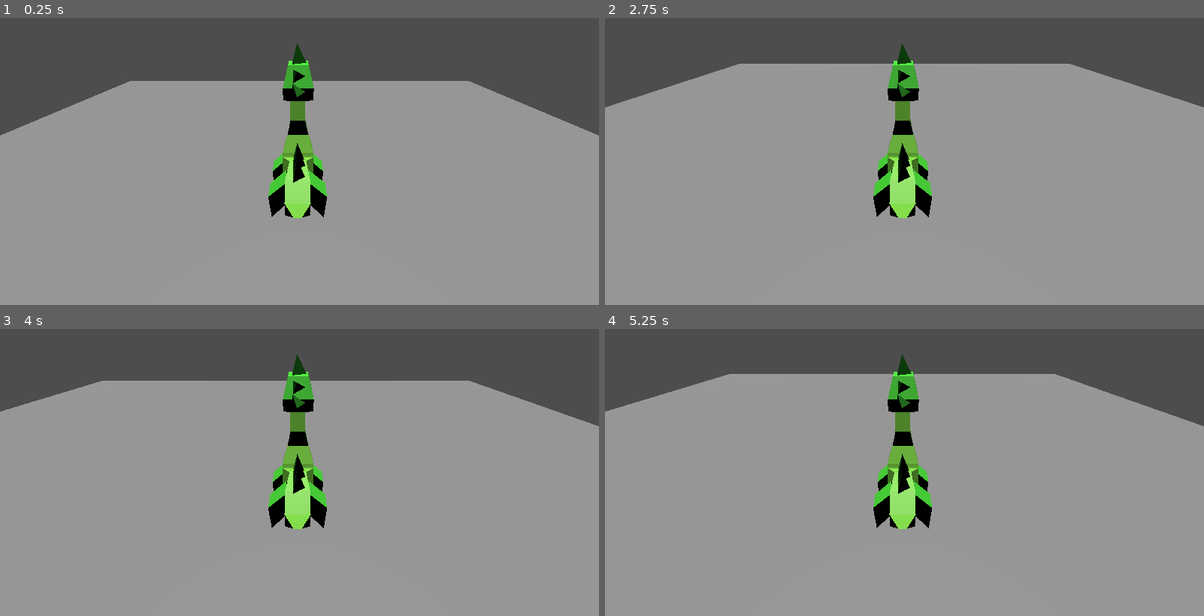
Above: before the commit, frames 1-4 (two rows, left to right).
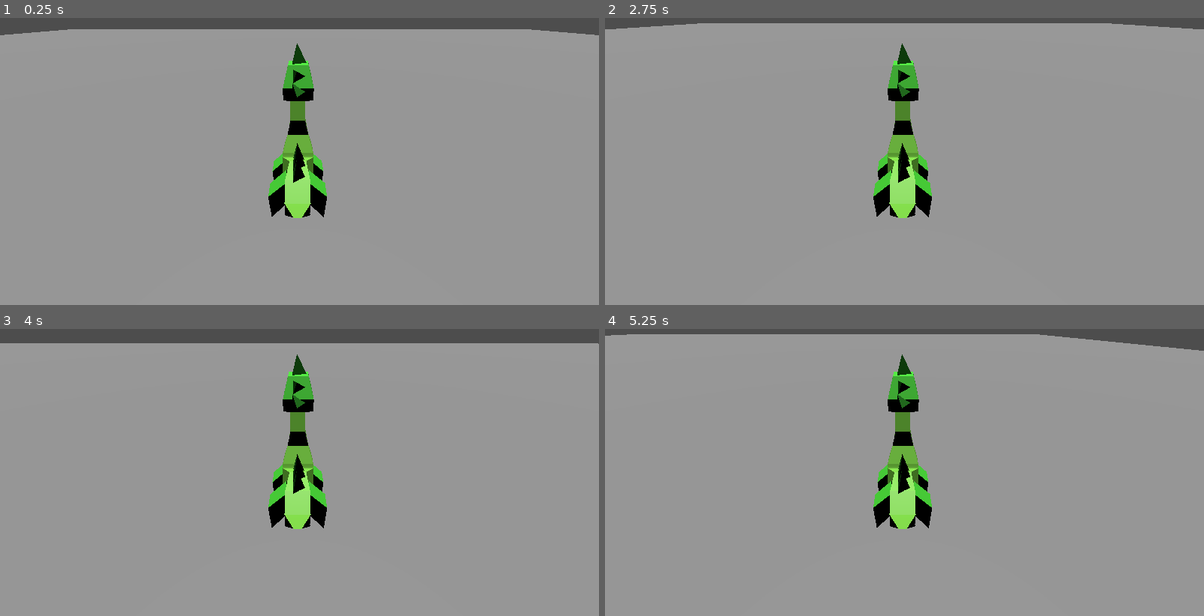
Above: after the commit, the same moments.

Repository: bazylevnik0/dinokid
Game: Godot game, scene res://land.tscn
Same seed, same stepped clock (60 frames per second), same inputs: the game is played once before the commit and once after it.
Inputs:
- Up to frame 1 (0.25 s): no input
- Up to frame 2 (2.75 s): hold Right (move_right) 0.53-1.28 s; hold Space (jump, bound only after the commit) 0.53-1.28 s; tap Enter at 1.25 s; hold Down (move_backward) 1.28-2.03 s; tap Space (jump, bound only after the commit) at 1.35, 1.52, 1.82 s; hold Right (move_right) from 2.03 s (still down); hold Space (jump, bound only after the commit) from 2.03 s (still down)
- Up to frame 3 (4 s): release Right (move_right) at 2.78 s; release Space (jump, bound only after the commit) at 2.78 s; hold Up (move_forward) 2.78-3.53 s; tap Space (jump, bound only after the commit) at 2.85, 3.02, 3.32 s; hold Left (move_left) from 3.53 s (still down); hold Space (jump, bound only after the commit) from 3.53 s (still down)
- Up to frame 4 (5.25 s): release Space (jump, bound only after the commit) at 4.28 s; tap Space (jump, bound only after the commit) at 4.35, 4.52, 4.82 s; release Left (move_left) at 5.03 s; hold Down (move_backward) from 5.03 s (still down); hold Space (jump, bound only after the commit) from 5.03 s (still down)

The runs differ from the first frame. In frame 1, 22% of the frame differs, in the area x 0-100%, y 3-41%; in frame 2, 17%; in frame 3, 16%; in frame 4, 17%.

Commit message:
basic simplified control

Diff:
--- a/Player.gd
+++ b/Player.gd
@@ -1,11 +1,13 @@
 extends CharacterBody3D
 
-# How fast the player moves in meters per second.
-@export var speed = 0.1
-# The downward acceleration when in the air, in meters per second squared.
+@export var max_speed_forward  = 10
+@export var max_speed_backward = -1
 @export var fall_acceleration = 1
+@export var max_jump_height = 100
 
 var target_velocity = Vector3.ZERO
+var target_jump_height = 0
+var target_speed = 0
 
 
 func _physics_process(delta):
@@ -15,19 +17,38 @@
 		rotation.y -= PI/2
 	if Input.is_action_just_released("move_left"):
 		rotation.y += PI/2
+
 	if Input.is_action_pressed("move_backward"):
+		target_speed -= 0.1;
+		if target_speed <= max_speed_backward :
+			target_speed = max_speed_backward;
 		direction.x += 1
+	if Input.is_action_just_released("move_backward"):
+		target_speed = 0
+
 	if Input.is_action_pressed("move_forward"):
+		target_speed += 0.1;
+		if target_speed >= max_speed_forward :
+			target_speed = max_speed_forward
 		direction.x -= 1
+	if Input.is_action_just_released("move_forward"):
+		target_speed = 0
+
+
+	if Input.is_action_pressed("jump"):
+		target_jump_height+=1
+		if target_jump_height >= max_jump_height :
+			target_jump_height = max_jump_height
+	if Input.is_action_just_released("jump"):
+		position.y += target_jump_height
+		target_jump_height = 0
 
 	if direction != Vector3.ZERO:
-		direction = direction.normalized()
 		direction = direction.rotated(Vector3.UP, rotation.y)
-		#$Model.basis = Basis.looking_at(direction)
 
 	# Ground Velocity
-	target_velocity.x = direction.x * speed
-	target_velocity.z = direction.z * speed
+	target_velocity.x = direction.x * abs(target_speed)
+	target_velocity.z = direction.z * abs(target_speed)
 
 	# Vertical Velocity
 	if not is_on_floor(): # If in the air, fall towards the floor. Literally gravity
--- a/land.tscn
+++ b/land.tscn
@@ -3,7 +3,7 @@
 [ext_resource type="PackedScene" uid="uid://b4wudneakgx1g" path="res://dino.tscn" id="1_tn0vg"]
 
 [sub_resource type="BoxShape3D" id="BoxShape3D_q6k8p"]
-size = Vector3(2, 0.1, 2)
+size = Vector3(10, 0.1, 10)
 
 [sub_resource type="PlaneMesh" id="PlaneMesh_c0iav"]
 
@@ -22,5 +22,6 @@
 shape = SubResource("BoxShape3D_q6k8p")
 
 [node name="Plane" type="MeshInstance3D" parent="StaticBody3D"]
+transform = Transform3D(5, 0, 0, 0, 1, 0, 0, 0, 5, 0, 0, 0)
 mesh = SubResource("PlaneMesh_c0iav")
 skeleton = NodePath("../..")
--- a/project.godot
+++ b/project.godot
@@ -37,6 +37,11 @@
 "events": [Object(InputEventKey,"resource_local_to_scene":false,"resource_name":"","device":-1,"window_id":0,"alt_press …(182 unchanged characters)…
 ]
 }
+jump={
+"deadzone": 0.5,
+"events": [Object(InputEventKey,"resource_local_to_scene":false,"resource_name":"","device":-1,"window_id":0,"alt_pressed":false,"shift_pressed":false,"ctrl_pressed":false,"meta_pressed":false,"pressed":false,"keycode":0,"physical_keycode":32,"key_label":0,"unicode":32,"echo":false,"script":null)
+]
+}
 
 [rendering]
 
